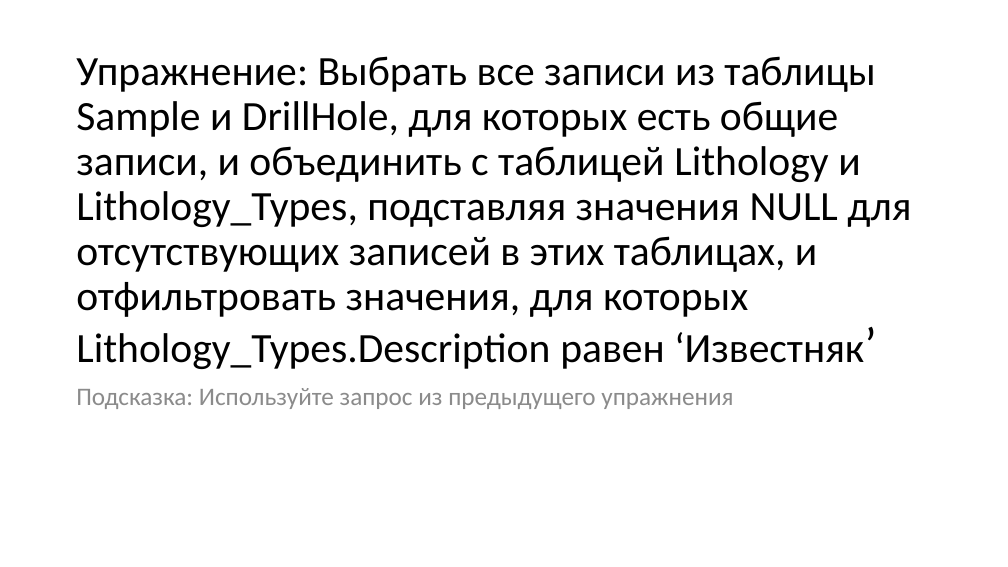
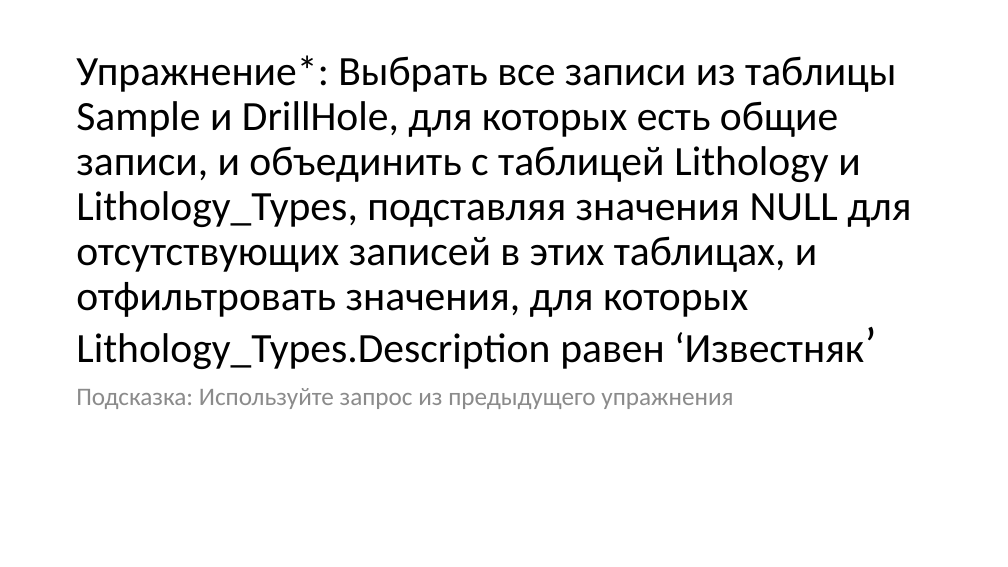
Before and after one commit to dmitriykuptsov/SQL, a slide deck: slide 63 of sql.pptx (slide 56 before the commit). Drawn at 1008x567 pixels with LibreOffice and Linux fonts; fonts in the diff are those of the drawing. Boxes give left, top, right and bottom in pixels: in the first picture for what was removed or moved away, otherwise in the second. Text is boxed around its words. In the diff, an @@ line names an element or a change of style, - is before the commit and + after.

```diff
--- a/sql.pptx
+++ b/sql.pptx
@@ title at bbox=[76, 55, 911, 369]: text changed @@
-Упражнение: Выбрать все записи из таблицы Sample и DrillHole, для которых есть общие записи, и объединить с таблицей Lithology и Lithology_Types, подставляя значения NULL для отсутствующих записей в этих таблицах, и отфильтровать значения, для которых Lithology_Types.Description равен ‘Известняк’
+Упражнение*: Выбрать все записи из таблицы Sample и DrillHole, для которых есть общие записи, и объединить с таблицей Lithology и Lithology_Types, подставляя значения NULL для отсутствующих записей в этих таблицах, и отфильтровать значения, для которых Lithology_Types.Description равен ‘Известняк’
```
Also in this commit, not shown: 7 other slides changed, 1 slide removed.
